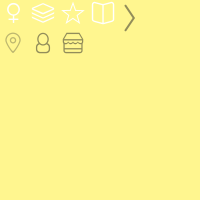
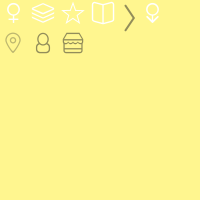
Two versions of the same layered image (200x200). Layer-by-layer changes:
added layer "图层 1" above "left" over [146, 2, 159, 23]
